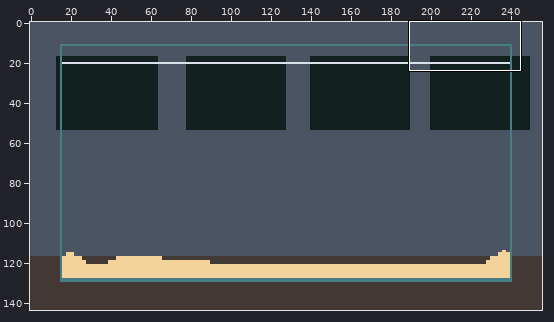
Pixel-art file: assets/art/aquarium.aseprite. Above: a wide view before the commit, with the close-up outlined.
Close-up. Before:
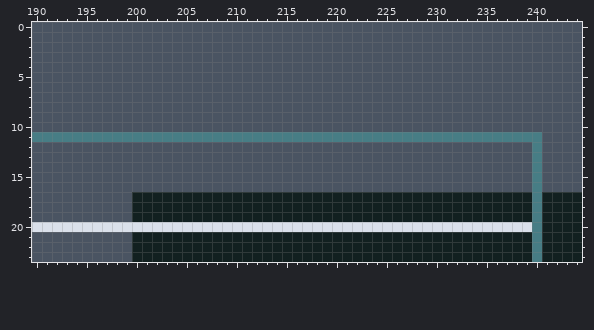
256x144 pixels, 1 frame. Shown: x 190..244, y 0..23. The commit also changed other parts of the picture, which this record leaves out.
Once edited:
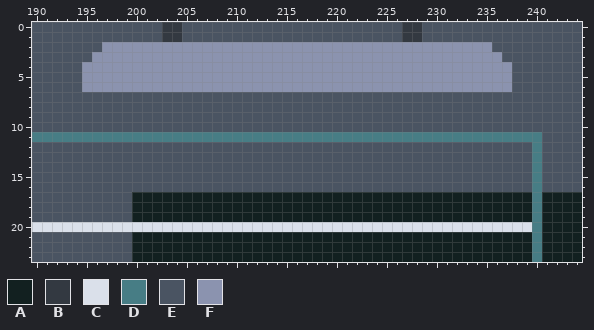
Palette (. is transparent): A #122020  B #333941  C #dae0ea  D #477d85  E #4a5462  F #8b93af
The commit says: Added ceiling lights
Difference:
layer "Lights" added
Changed rows in their new state; - is an unchanged pixel.
Layer "Lights":
first column x 195:
 0 --------BB----------------------BB---------
 1 --------BB----------------------BB---------
 2 --FFFFFFFFFFFFFFFFFFFFFFFFFFFFFFFFFFFFFFF--
 3 -FFFFFFFFFFFFFFFFFFFFFFFFFFFFFFFFFFFFFFFFF-
 4 FFFFFFFFFFFFFFFFFFFFFFFFFFFFFFFFFFFFFFFFFFF
 5 FFFFFFFFFFFFFFFFFFFFFFFFFFFFFFFFFFFFFFFFFFF
 6 FFFFFFFFFFFFFFFFFFFFFFFFFFFFFFFFFFFFFFFFFFF
Changed places in both close-ups, as pixel boxes (x1, y1, x2, y2):
changed: (82, 22, 512, 92)
